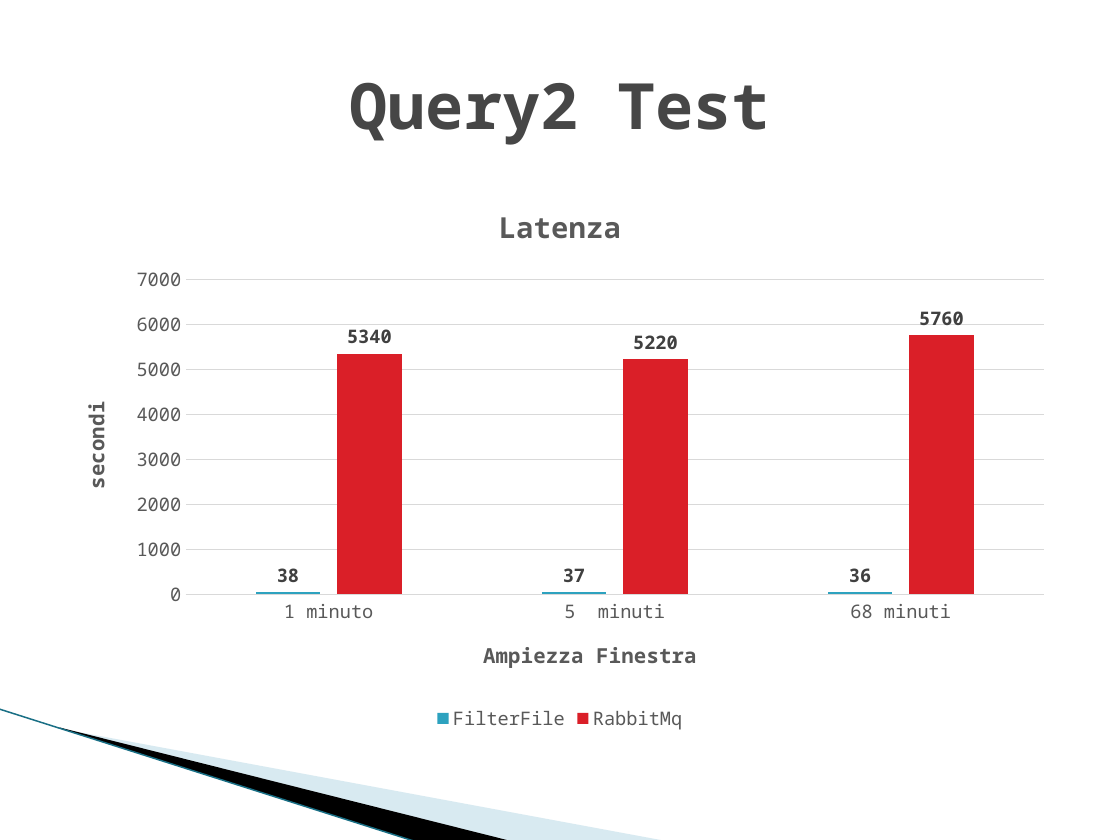
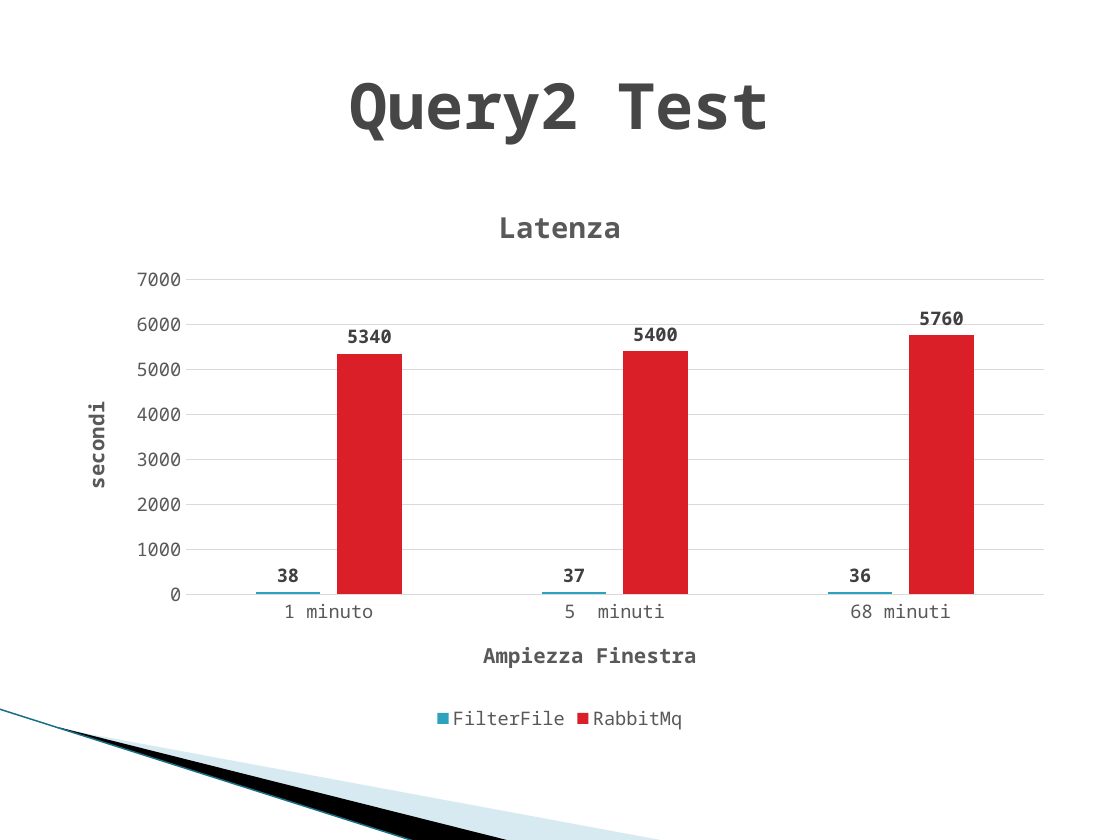
Before and after one commit to alexiey91/Flink, a slide deck: slide 16 of SABD2.pptx. Drawn at 1120x840 pixels with LibreOffice and Linux fonts; fonts in the diff are those of the drawing; background and template pictures are left out. Boxes give left, top, right and bottom in pixels: in the first picture for what was removed or moved away, otherwise in the second. Text is boxed around its words. In the diff, an @@ line names an element or a change of style, - is before the commit and + after.

```diff
--- a/SABD2.pptx
+++ b/SABD2.pptx
@@ column chart at (x1=56, y1=181, x2=1064, y2=736) @@
@@ RabbitMq, 5  minuti: 5220 to 5400 @@
```
Also in this commit, not shown: 7 other slides changed.
